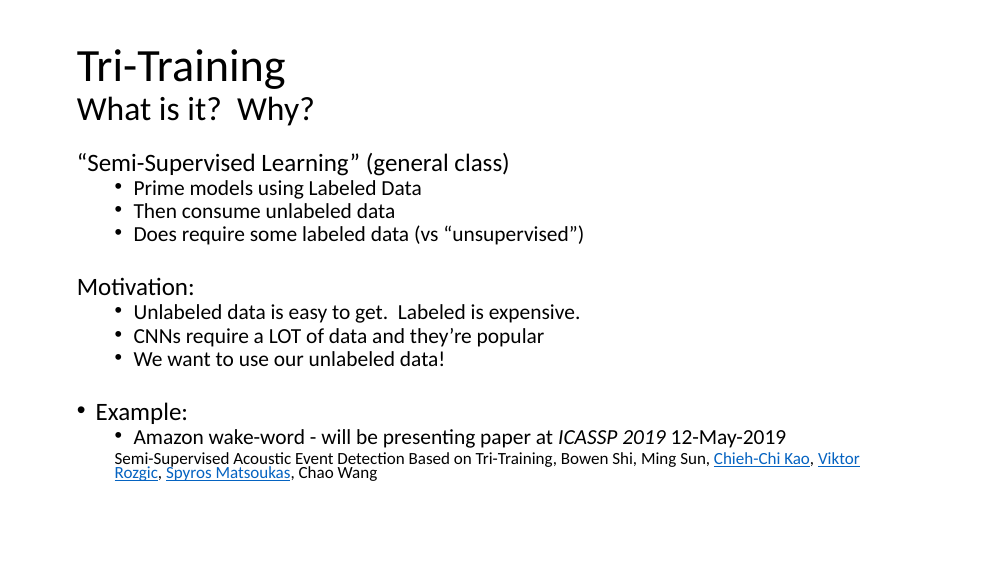
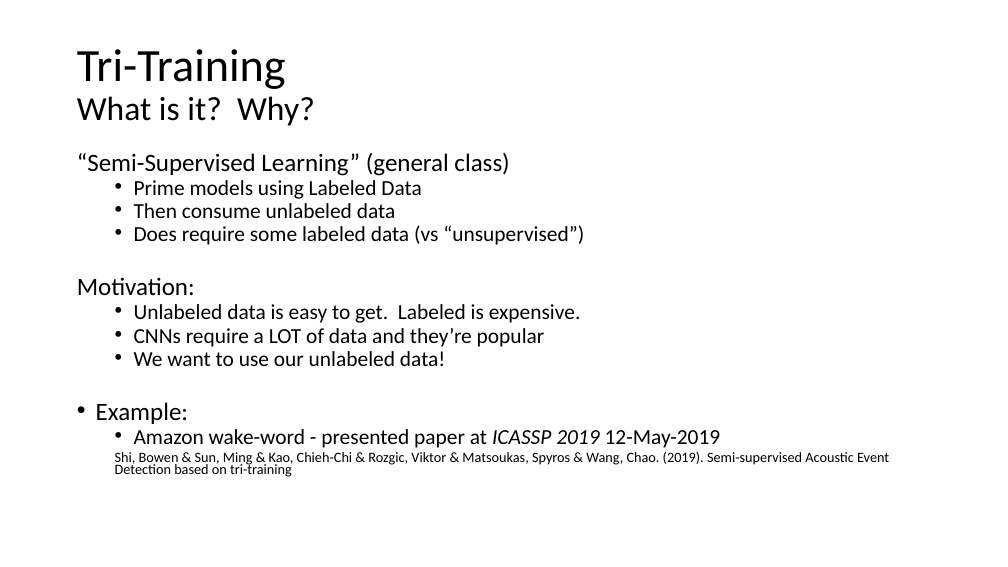
Before and after one commit to cwinsor/tri_training, a slide deck: slide 2 of Tri_Training_Zhou_Li_2005.pptx. Drawn at 1008x567 pixels with LibreOffice and Linux fonts; fonts in the diff are those of the drawing. Boxes give left, top, right and bottom in pixels: in the first picture for what was removed or moved away, otherwise in the second. Text is boxed around its words. In the diff, an @@ line names an element or a change of style, - is before the commit and + after.

Commit message:
update .ppt add project setup files

```diff
--- a/Tri_Training_Zhou_Li_2005.pptx
+++ b/Tri_Training_Zhou_Li_2005.pptx
@@ text at (115, 429, 889, 477): text changed; size 16.1 to 13.6 pt @@
-  • Amazon wake-word - will be presenting paper at ICASSP 2019 12-May-2019
-  Semi-Supervised Acoustic Event Detection Based on Tri-Training, Bowen Shi, Ming Sun, Chieh-Chi Kao, Viktor Rozgic, Spyros Matsoukas, Chao Wang
+  • Amazon wake-word - presented paper at ICASSP 2019 12-May-2019
+  Shi, Bowen & Sun, Ming & Kao, Chieh-Chi & Rozgic, Viktor & Matsoukas, Spyros & Wang, Chao. (2019). Semi-supervised Acoustic Event Detection based on tri-training
```
Also in this commit, not shown: 10 other files.
